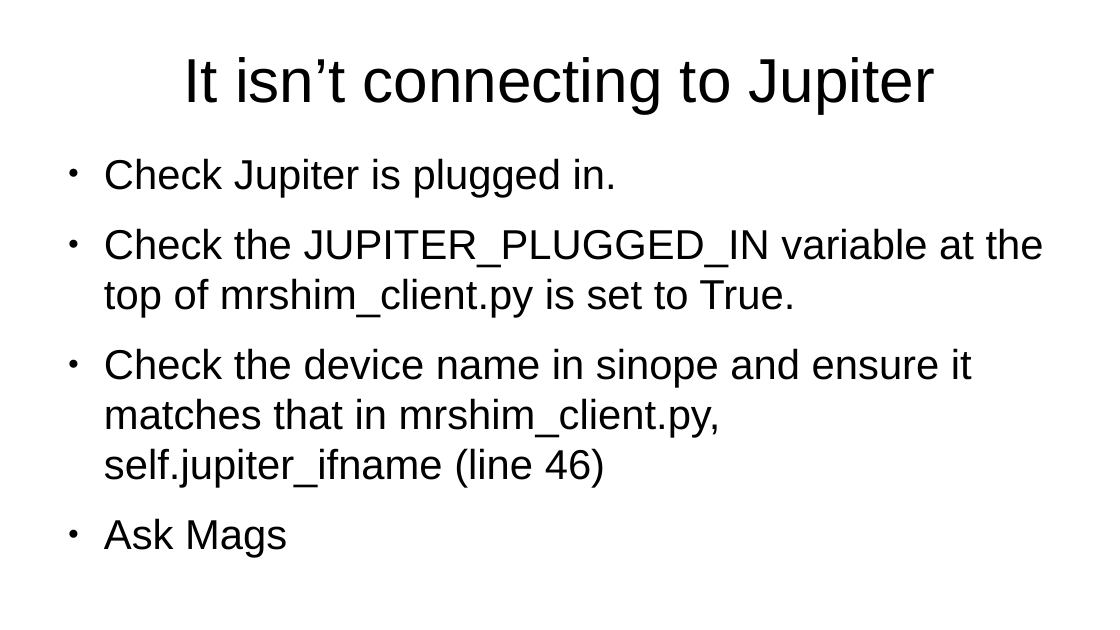
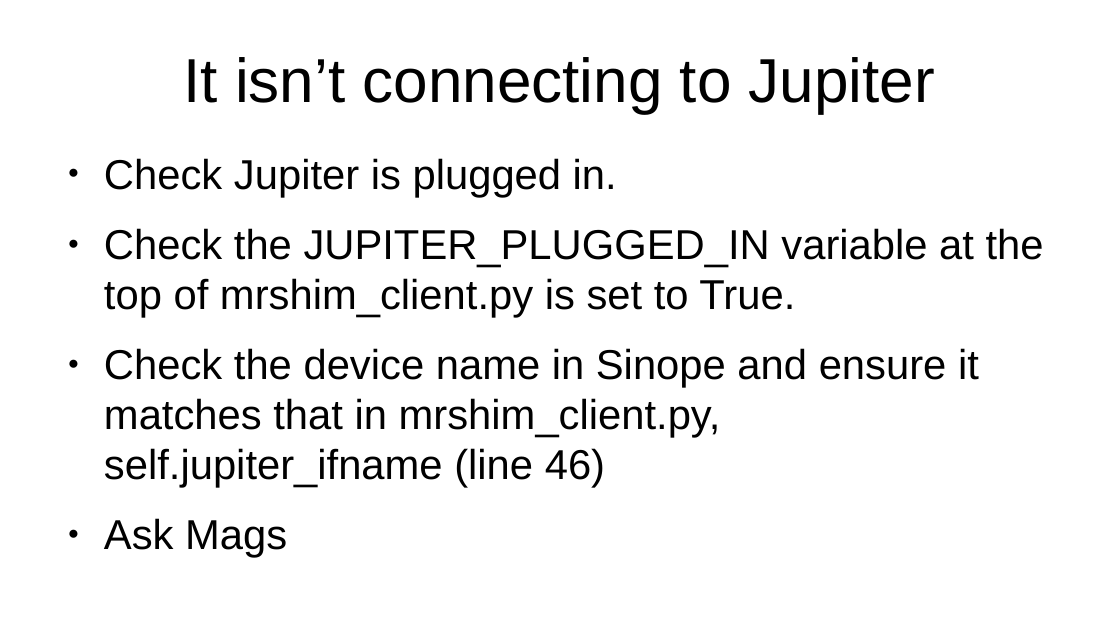
Before and after one commit to seventeenmagpie/skope-mrshim, a slide deck: slide 49 of shimmer/docs/user_guide_with_images.odp (slide 46 before the commit). Drawn at 1120x630 pixels with LibreOffice and Linux fonts; fonts in the diff are those of the drawing. Boxes give left, top, right and bottom in pixels: in the first picture for what was removed or moved away, otherwise in the second. Text is boxed around its words. In the diff, an @@ line names an element or a change of style, - is before the commit and + after.

```diff
--- a/shimmer/docs/user_guide_with_images.odp
+++ b/shimmer/docs/user_guide_with_images.odp
@@ text at (104, 348, 979, 488): text changed @@
-● Check the device name in sinope and ensure it matches that in mrshim_client.py, self.jupiter_ifname (line 46)
+● Check the device name in Sinope and ensure it matches that in mrshim_client.py, self.jupiter_ifname (line 46)
```
Also in this commit, not shown: 24 other slides changed, 3 slides added, 1 other file.
